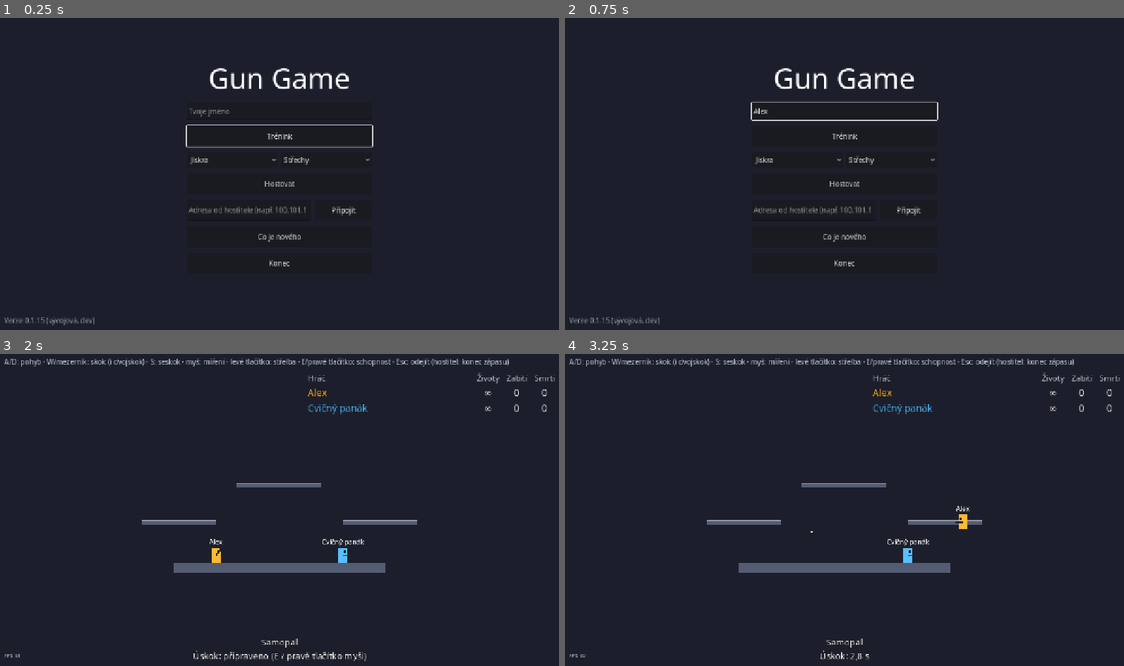
Above: before the commit, frames 1-4 (two rows, left to right).
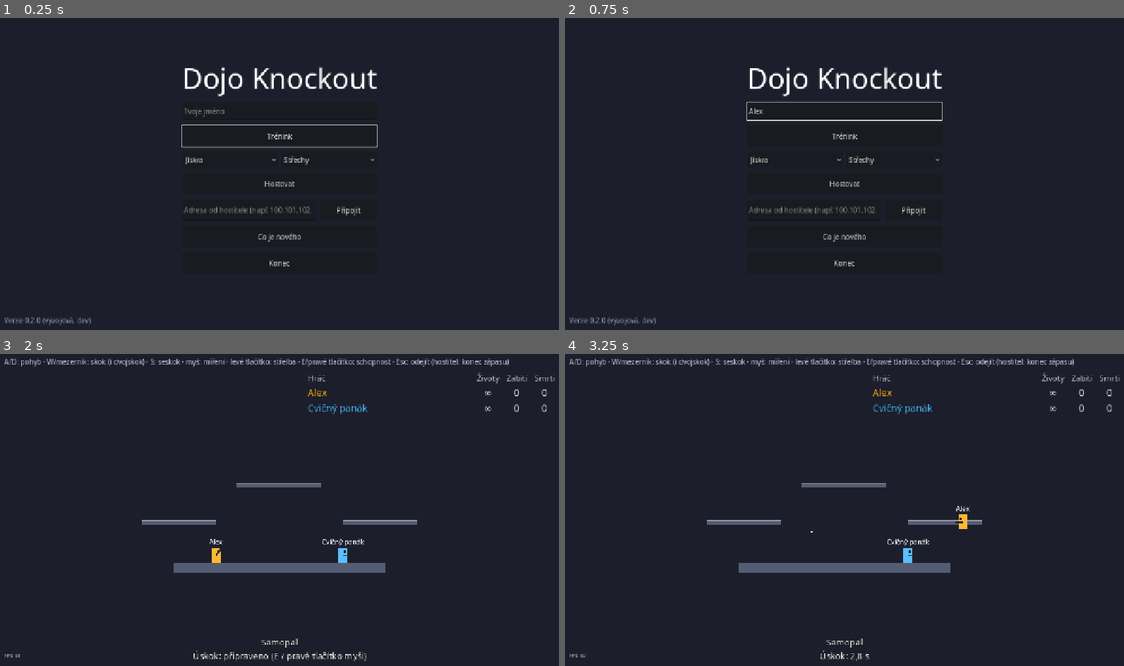
Above: after the commit, the same moments.

Repository: nejhorsiprogramatorsveta/Gun_game
Game: Godot game, scene res://src/ui/main_menu.tscn
Same seed, same stepped clock (60 frames per second), same inputs: the game is played once before the commit and once after it.
Inputs (mouse positions are in pixels of both pictures, inside the frame that each line leads up to):
- Up to frame 1 (0.25 s): no input
- Up to frame 2 (0.75 s): click (844, 111) at 0.52 s; type "Alex" at 0.6 s
- Up to frame 3 (2 s): click (251, 547) at 0.75 s; type "12" at 0.83 s; click "Trénink" at 1.25 s
- Up to frame 4 (3.25 s): tap Enter at 2 s; move the mouse to (967, 494) at 2.02 s; hold Right mouse button (ability) 2.03-2.78 s; hold D (move_right) from 2.03 s (still down); tap W (jump) at 2.27, 3.02 s; move the mouse to (732, 525) at 2.77 s; click (732, 525) at 2.85 s

The runs differ from the first frame. In frame 1, 1.8% of the frame differs, in the area x 5-68%, y 15-99%; in frame 2, 1.8%; in frame 3, less than 0.1%; in frame 4, less than 0.1%.

Commit message:
feat: release 0.2.0 and name the game Dojo Knockout
- player-facing name in the menu, window title, README and the GitHub
  release title (GAME_TITLE in CI, publish_release.sh falls back to
  GAME_NAME); files, updater URLs and the user data folder stay gun_game
- release workflow test for the display title
- version 0.2.0, archive 0.1.15 (build 47) changelog entry

Co-Authored-By: Claude Opus 5.5 <noreply@anthropic.com>

Diff:
--- a/data/changelog.tres
+++ b/data/changelog.tres
@@ -7,6 +7,10 @@
 entries = Array[Dictionary]([{
 "build": 0,
 "version": "",
+"change_keys": PackedStringArray("CHANGELOG_NEW_NAME", "CHANGELOG_V020")
+}, {
+"build": 47,
+"version": "0.1.15",
 "change_keys": PackedStringArray("CHANGELOG_LAYOUT")
 }, {
 "build": 46,
--- a/localization/translations.csv
+++ b/localization/translations.csv
@@ -1,5 +1,5 @@
 keys,cs
-GAME_TITLE,Gun Game
+GAME_TITLE,Dojo Knockout
 MENU_PRACTICE,Trénink
 MENU_HOST,Hostovat
 MENU_JOIN,Připojit
@@ -164,3 +164,5 @@
 LOBBY_ARENA,"Mapa:"
 CHANGELOG_ARENAS,"Dvě nové mapy: Chrámové schody a Visuté mosty. Mapu vybírá hostitel v lobby, v tréninku ji vybereš v menu."
 CHANGELOG_LAYOUT,"Větší tlačítko Trénink (výběr postavy a mapy pod ním); lobby hostitele se vejde na obrazovku bez posouvání."
+CHANGELOG_NEW_NAME,"Hra má nové jméno: Dojo Knockout."
+CHANGELOG_V020,"Verze 0.2.0 shrnuje dosavadní obsah: 6 postav s vlastní zbraní a schopností, 3 mapy, výběr postavy a mapy v lobby a zápasy až pro 4 hráče."
--- a/project.godot
+++ b/project.godot
@@ -6,7 +6,7 @@
 [application]
 
 config/name="gun_game"
-config/version="0.1.15"
+config/version="0.2.0"
 run/main_scene="res://src/ui/main_menu.tscn"
 config/features=PackedStringArray("4.7", "GL Compatibility")
 
--- a/src/ui/main_menu.gd
+++ b/src/ui/main_menu.gd
@@ -32,6 +32,7 @@
 
 
 func _ready() -> void:
+	get_window().title = tr("GAME_TITLE")  # the project/user-data name stays "gun_game"
 	_version_label.text = tr("MENU_VERSION").format({"version": BuildInfo.display_string()})
 	_name_edit.max_length = Session.MAX_NAME_LENGTH
 	_name_edit.text = Settings.player_name
Not shown, changed: CLAUDE.md
Not shown, changed: docs/PLAN.md
Not shown, changed: docs/PROGRESS.md
Not shown, changed: tools/publish_release.sh
